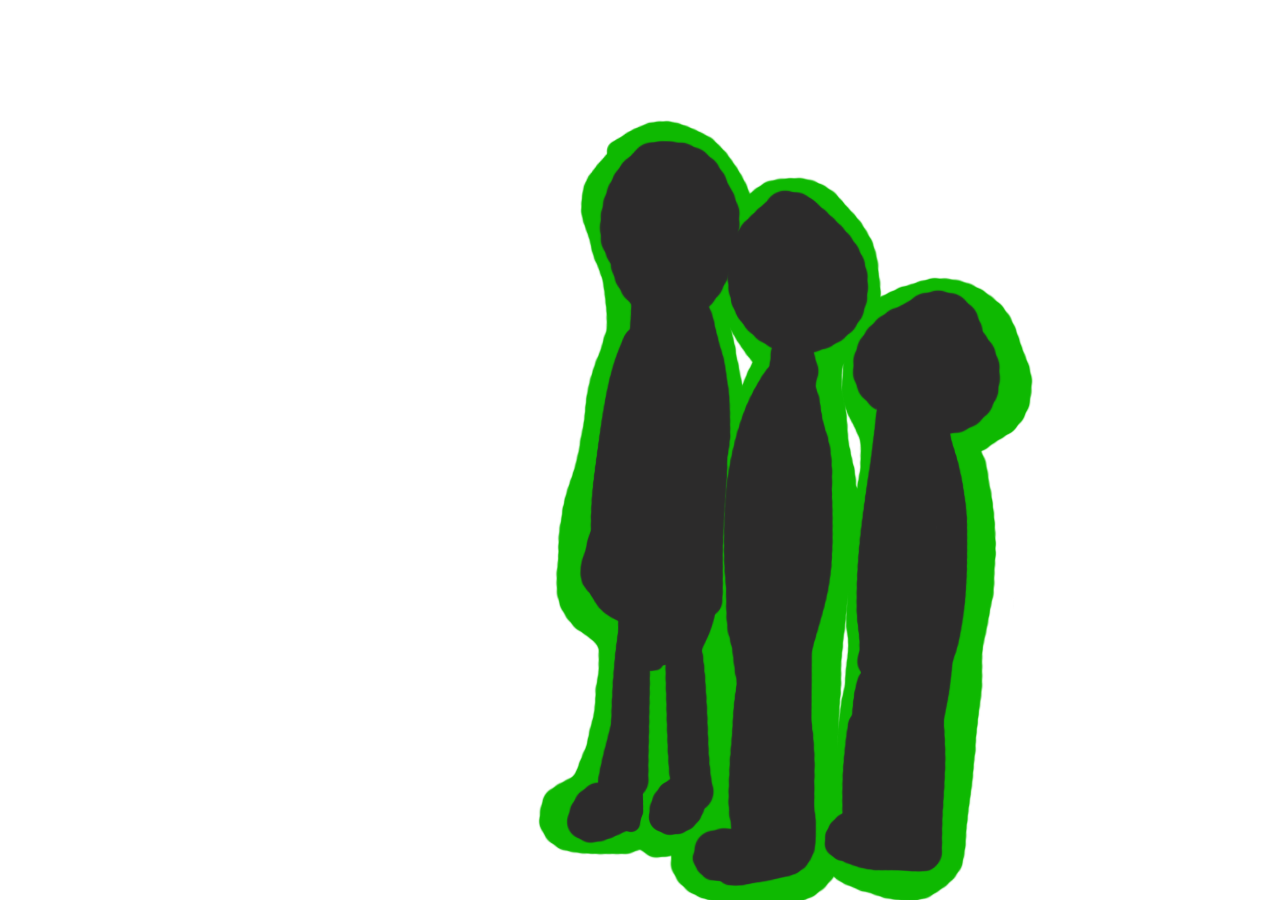
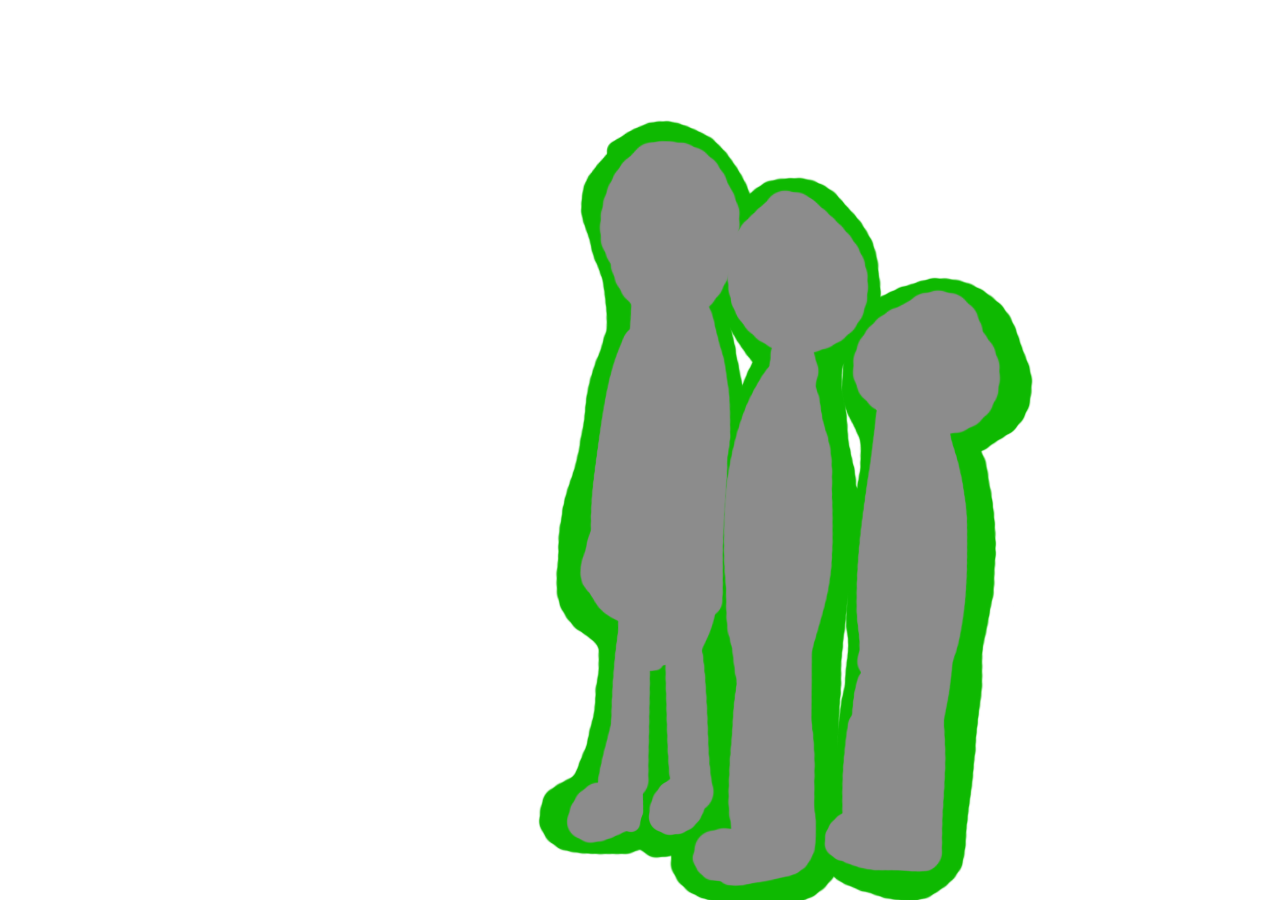
Comparing the layer stacks of the two 1280×900 images. Changes:
painted on "Color Fill 7 copy" over [left=566, top=140, right=1002, bottom=887]
